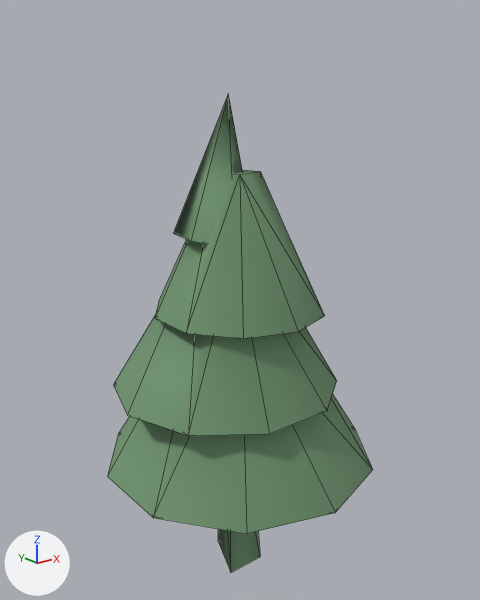
The glTF model assets/models/props/tree.lod2.glb, before and after one commit.
One viewpoint serves both versions: a 50 mm lens placed at (-2.91, -3.71, 3.69), pointed at (0.08, 0.02, 2.2). The lights are fixed; the arrows at lower left show +X, +Y and +Z. The picture after the commit comes second. Mesh edges are drawn as thin lines.
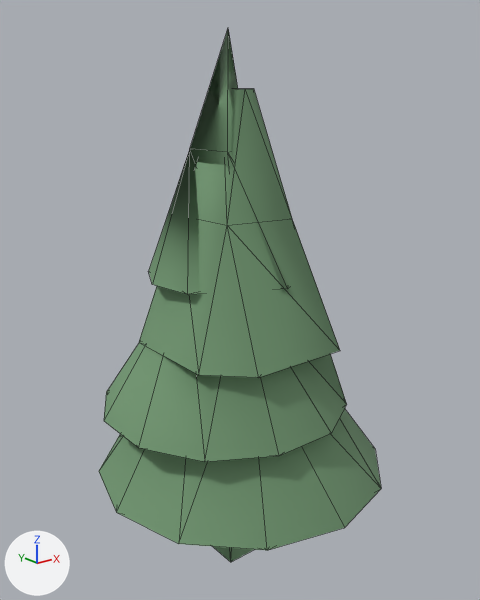
Where the change shows, as pixel boxes (x1, y1, x2, y2) in the pictures (480 x 600 px):
```json
{"object": "Mesh_0", "change": "reshaped", "before": [108, 94, 373, 572], "after": [99, 29, 381, 562], "on screen": "6% wider, 11% taller"}
{"part": 1, "of": "me_mesh_0", "change": "rebuilt", "before": [114, 94, 337, 436], "after": [104, 29, 347, 462], "on screen": "9% wider, 27% taller"}
{"part": 2, "of": "me_mesh_0", "change": "rebuilt", "before": [108, 394, 373, 534], "after": [99, 408, 381, 550], "on screen": "6% wider"}
{"part": 3, "of": "me_mesh_0", "change": "rebuilt", "before": [155, 170, 325, 339], "after": [139, 89, 340, 378], "on screen": "18% wider, 71% taller"}
{"part": 4, "of": "me_mesh_0", "change": "rebuilt", "before": [218, 529, 260, 572], "after": [212, 546, 255, 562]}
```

The change, as JSON lines over the scene's bpy script:
```json
{"block": "me_mesh_0", "where": "# used by ob_mesh_0; location = (0.0, 0.0, 0.0)"}
{"op": "remove", "block": "me_mesh_0", "code": "me_mesh_0.from_pydata(...)  # 53 vertices, 94 faces; spans x -0.96..1.04, y -1.07..1.03, z -0.03..3.67"}
{"op": "add", "block": "me_mesh_0", "code": "me_mesh_0.from_pydata(...)  # 67 vertices, 128 faces; spans x -1.07..1.17, y -1.15..1.09, z 0.07..4.09"}
{"block": "me_mesh_0", "change": "me_mesh_0 part 1: the loose piece of 17 vertices spanning x -0.91..0.81, y -0.79..0.85, z 1.55..3.67 is rebuilt with 28 vertices and now spans x -0.97..0.85, y -0.87..0.95, z 1.42..4.09"}
{"block": "me_mesh_0", "change": "me_mesh_0 part 2: the loose piece of 14 vertices spanning x -0.96..1.04, y -1.07..1.03, z 0.95..2.15 is rebuilt with 16 vertices and now spans x -1.07..1.17, y -1.15..1.09, z 0.87..1.97"}
{"block": "me_mesh_0", "change": "me_mesh_0 part 3: the loose piece of 14 vertices spanning x -0.58..0.64, y -0.67..0.61, z 2.15..3.15 is rebuilt with 15 vertices and now spans x -0.62..0.8, y -0.7..0.72, z 1.93..3.7"}
{"block": "me_mesh_0", "change": "me_mesh_0 part 4: the loose piece of 8 vertices spanning x -0.16..0.16, y -0.16..0.22, z -0.03..1.47 is rebuilt with 8 vertices and now spans x -0.16..0.22, y -0.16..0.16, z 0.07..1.49"}
```
